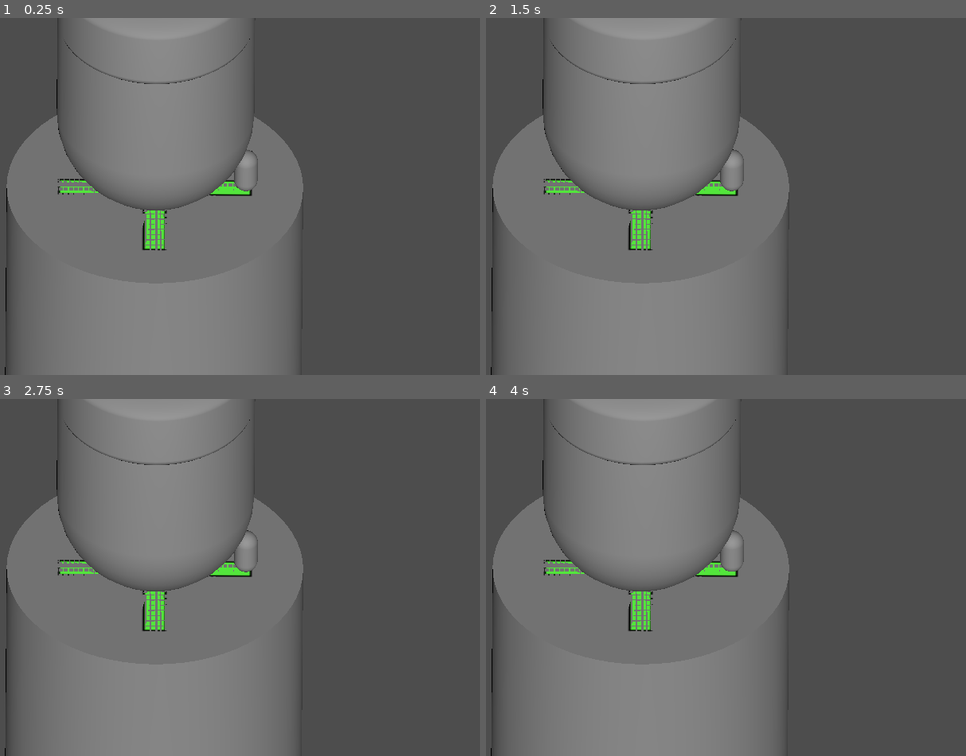
Above: before the commit, frames 1-4 (two rows, left to right).
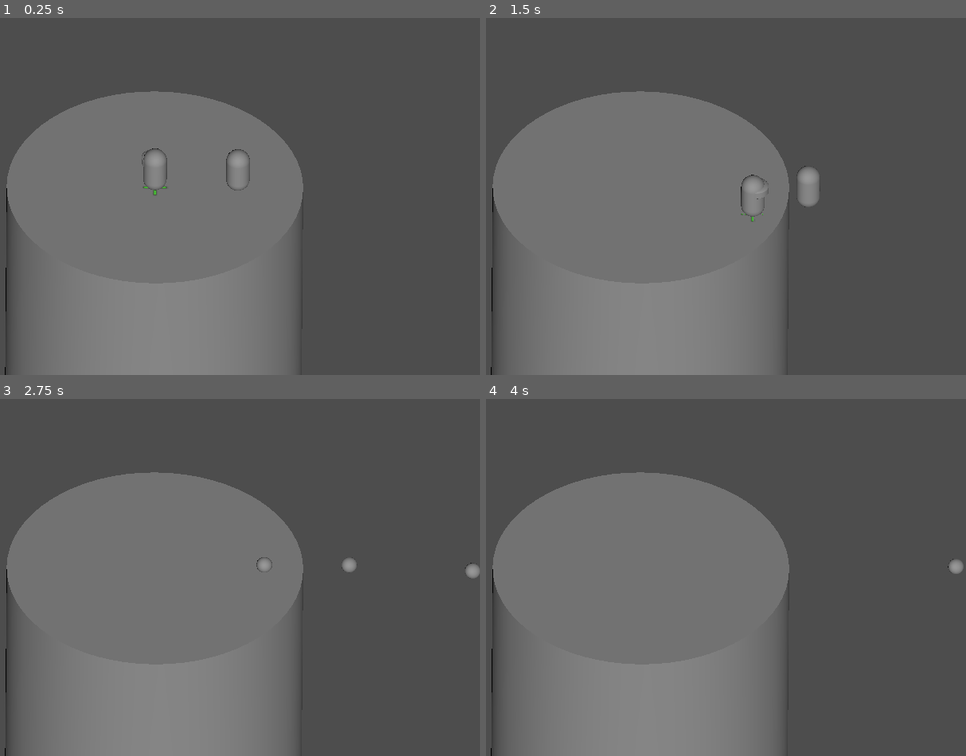
Above: after the commit, the same moments.

Repository: princess-mikus/GlobalGameJam-2025
Game: Godot game, scene res://scenes/coliseum.tscn
The game is run twice, just before and just after one commit, with the same random seed, the same clock (stepped at 60 frames per second) and the same inputs.
Inputs (mouse positions are in pixels of both pictures, inside the frame that each line leads up to):
- Up to frame 1 (0.25 s): no input
- Up to frame 2 (1.5 s): move the mouse to (788, 178) at 0.52 s; press the mouse at (788, 178) at 0.53 s; hold Right (ui_right) 0.53-1.28 s; move the mouse to (519, 214) at 1.27 s; release the mouse at (519, 214) at 1.28 s; hold Down (ui_down) from 1.28 s (still down); click (519, 214) at 1.35 s
- Up to frame 3 (2.75 s): move the mouse to (225, 498) at 2.02 s; release Down (ui_down) at 2.03 s; press the mouse at (225, 498) at 2.03 s; hold Right (ui_right) from 2.03 s (still down)
- Up to frame 4 (4 s): move the mouse to (615, 648) at 2.77 s; release Right (ui_right) at 2.78 s; release the mouse at (615, 648) at 2.78 s; hold Up (ui_up) 2.78-3.53 s; click (615, 648) at 2.85 s; move the mouse to (836, 631) at 3.52 s; press the mouse at (836, 631) at 3.53 s; hold Left (ui_left) from 3.53 s (still down)

The runs differ from the first frame. In frame 1, 9.2% of the frame differs, in the area x 11-54%, y 0-66%; in frame 2, 9.5%, in the area x 11-70%, y 0-66%; in frame 3, 9.2%; in frame 4, 9.1%.
Error before the commit: Parse Error: Expected indented block after function declaration. (res://scripts/player.gd:13)

Commit message:
It works... Somehow

Diff:
--- a/scenes/coliseum.tscn
+++ b/scenes/coliseum.tscn
@@ -13,7 +13,6 @@
 
 [node name="Camera3D" type="Camera3D" parent="."]
 transform = Transform3D(1.00119, -0.00923129, 1.83476e-09, 0.0061092, 0.877672, 0.731931, -0.00519713, -0.74664, 0.860381, 0.03613, 1.32463, 1.62772)
-
 projection = 1
 fov = 116.76
 size = 1.80756
--- a/scenes/enemy.tscn
+++ b/scenes/enemy.tscn
@@ -1,7 +1,6 @@
-[gd_scene load_steps=5 format=3 uid="uid://2c4fomrvn2ts"]
+[gd_scene load_steps=4 format=3 uid="uid://2c4fomrvn2ts"]
 
 [ext_resource type="Script" path="res://scripts/enemy.gd" id="1_aqc73"]
-[ext_resource type="Script" path="res://scripts/timer_player.gd" id="2_dvckm"]
 
 [sub_resource type="CapsuleMesh" id="CapsuleMesh_8hdl7"]
 
@@ -21,6 +20,5 @@
 
 [node name="Timer" type="Timer" parent="."]
 one_shot = true
-script = ExtResource("2_dvckm")
 
 [connection signal="timeout" from="Timer" to="." method="_on_timer_timeout"]
--- a/scenes/player.tscn
+++ b/scenes/player.tscn
@@ -8,6 +8,7 @@
 [sub_resource type="CapsuleShape3D" id="CapsuleShape3D_tob63"]
 
 [node name="Player" type="CharacterBody3D"]
+transform = Transform3D(0.12, 0, 0, 0, 0.12, 0, 0, 0, 0.12, 0, 0, 0)
 script = ExtResource("1_0gvct")
 
 [node name="MeshInstance3D" type="MeshInstance3D" parent="."]
@@ -23,7 +24,6 @@
 
 [node name="Gravity" type="CollisionShape3D" parent="."]
 transform = Transform3D(1, 0, 0, 0, 1, 0, 0, 0, 1, 0, 1.00299, 0)
-
 shape = SubResource("CapsuleShape3D_tob63")
 
 [node name="Pivot" type="Node3D" parent="."]
--- a/scripts/player.gd
+++ b/scripts/player.gd
@@ -2,15 +2,8 @@
 
 const SPEED = 1.0
 
-const BULLET_SPEED = 5.0
-
-func _ready() -> void:
-	#Input.set_mouse_mode(Input.MOUSE_MODE_HIDDEN)
-	pass
-
-@onready var bullet = preload("res://scenes/bullet.tscn")
-
-func _physics_process(delta: float) -> void:
+@onready var bubble_scene = preload("res://scenes/bubble.tscn")
+@onready var parent = $".."
 
 func _input(event):
 	if Input.is_action_pressed("shoot"):
@@ -18,7 +11,6 @@
 		bubble.transform.origin = global_position
 		bubble.direction = Vector3(1,0,0)
 		parent.add_child(bubble)
-
 
 func _physics_process(delta: float) -> void:
 	# Add the gravity.
@@ -38,6 +30,10 @@
 
 	move_and_slide()
 
+	for i in get_slide_collision_count():
+		var collision = get_slide_collision(i)
+		if collision.get_collider().name == "Enemy":
+			collision.get_collider().collision(collision.get_position())
 
 	var camera = get_node("../Camera3D")
 	var viewport := get_viewport()
@@ -49,12 +45,3 @@
 	var result = spaceState.intersect_ray(query)
 	if result:
 		$Pivot.look_at(Vector3(result.position.x, 0, result.position.z))
-
-func _input(event):
-	pass
-
-
-	for i in get_slide_collision_count():
-		var collision = get_slide_collision(i)
-		if collision.get_collider().name == "Enemy":
-			collision.get_collider().collision(collision.get_position())
